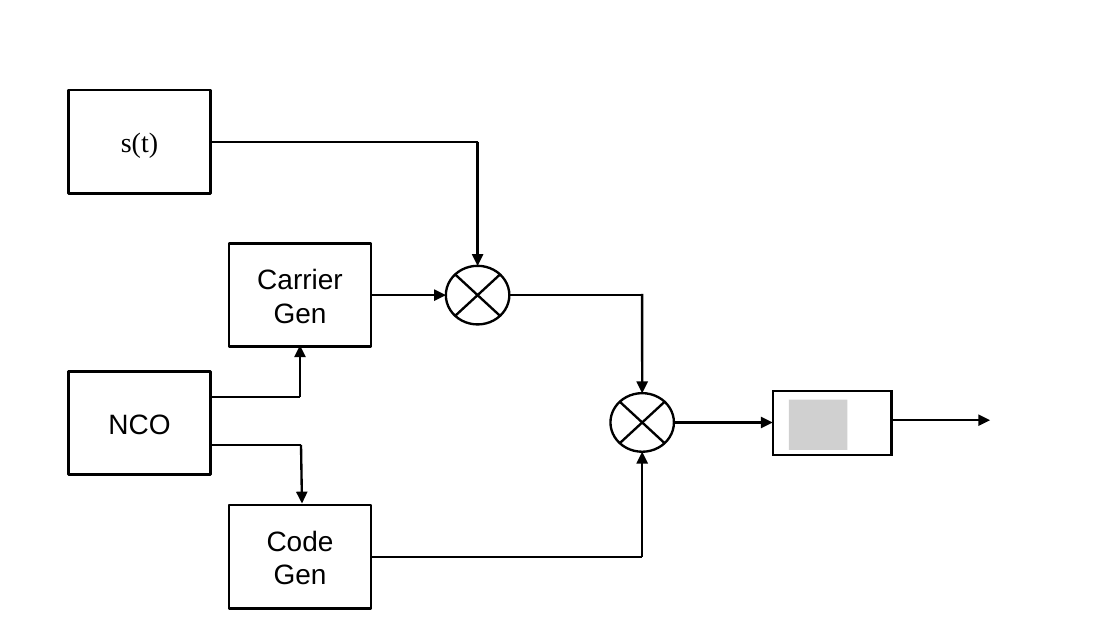
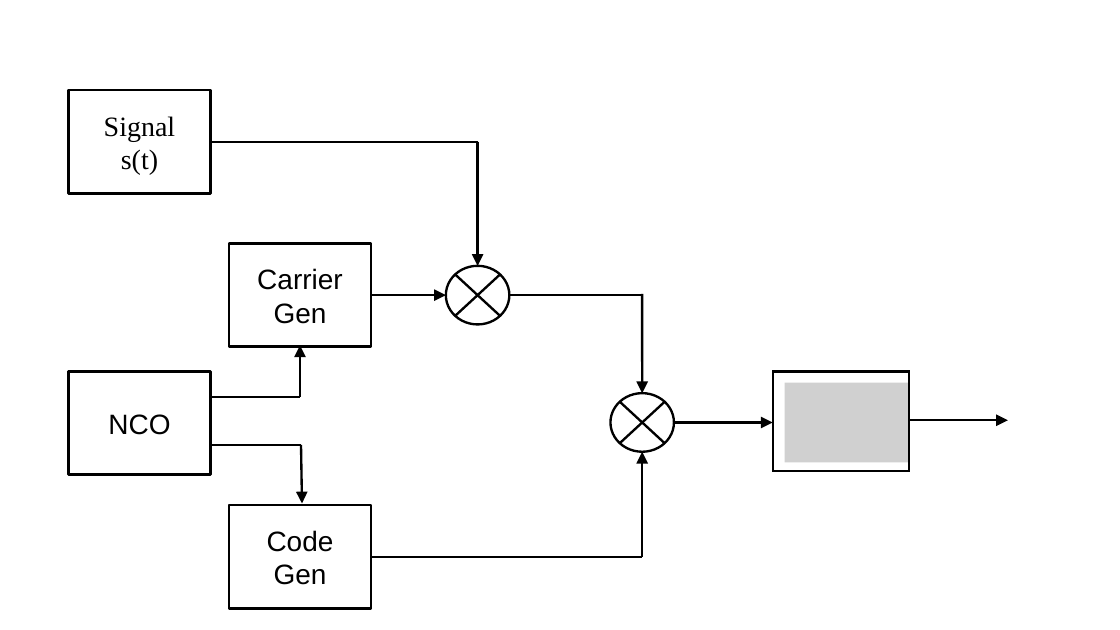
Before and after one commit to BenjiaH/MSc-Project, a slide deck: slide 1 of Final dissertation/_IMAGES/PPT2SVG/PPT2SVG.pptx. Drawn at 1120x630 pixels with LibreOffice and Linux fonts; fonts in the diff are those of the drawing; grey boxes stand for pictures. Boxes give left, top, right and bottom in pixels: in the first picture for what was removed or moved away, otherwise in the second. Text is boxed around its words. In the diff, an @@ line names an element or a change of style, - is before the commit and + after.

```diff
--- a/Final dissertation/_IMAGES/PPT2SVG/PPT2SVG.pptx
+++ b/Final dissertation/_IMAGES/PPT2SVG/PPT2SVG.pptx
@@ text in rectangle at box(104, 116, 176, 141): paragraph added @@
+Signal
@@ rectangle: place and size @@
-rectangle at box(773, 392, 891, 455)
+rectangle at box(773, 371, 909, 471)
@@ picture added at box(785, 382, 908, 462) @@
@@ picture removed at box(789, 400, 848, 450) @@
@@ arrow moved from (891, 420) - (991, 420) to (909, 420) - (1008, 420) @@
```
Also in this commit, not shown: 5 other files.
